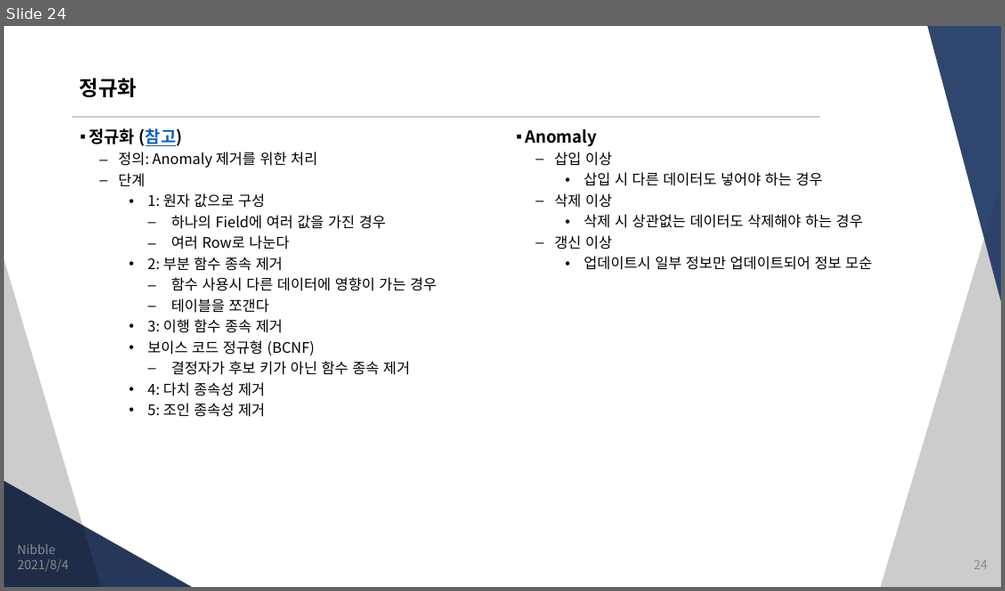
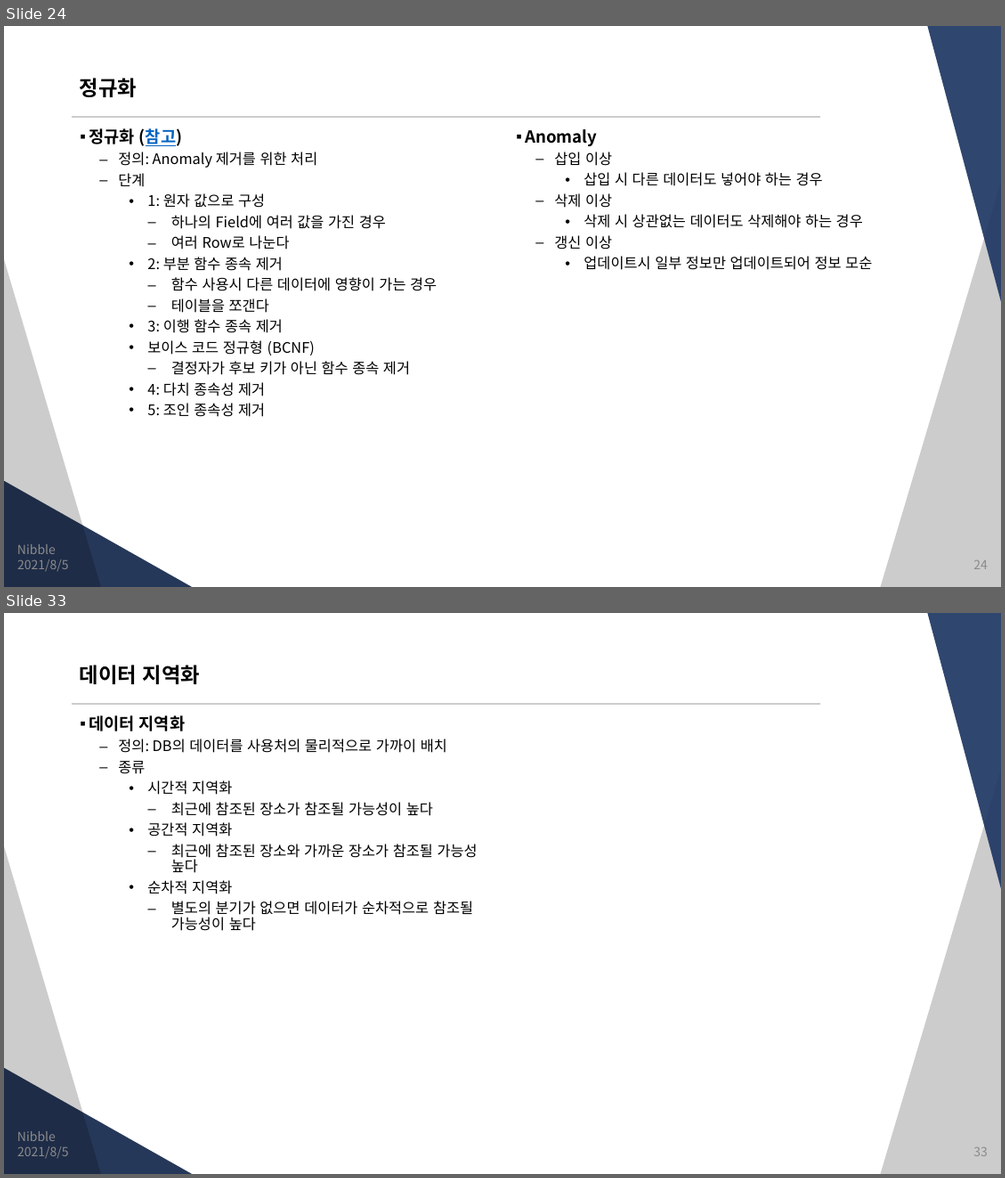
Before and after one commit to JungSangHyeon/2021-TIL, a slide deck: 정보처리기사/3. DB 구축.pptx. Shown one above the other, each under a label of ours: slide 24 before the commit, slides 24 and 33 after it; the slides between them are not shown. The pictures are 1005x591 and 1005x1178 pixels, drawn with LibreOffice and Linux fonts; fonts in the diff are those of the drawing. Boxes give left, top, right and bottom in pixels: in the first picture for what was removed or moved away, otherwise in the second. Text is boxed around its words. In the diff, an @@ line names an element or a change of style, - is before the commit and + after.

```diff
--- a/정보처리기사/3. DB 구축.pptx
+++ b/정보처리기사/3. DB 구축.pptx
@@ slide 33 added at (4, 613, 1001, 1174), background #FFFFFF; not listed: 5 template elements that a slide beside it also shows @@
@@ title added at (80, 665, 200, 684), 20 pt, text #000000, bold @@
+데이터 지역화
@@ text added at (89, 715, 477, 931), 14 pt, text #000000 @@
+▪ 데이터 지역화
+  – 정의: DB의 데이터를 사용처의 물리적으로 가까이 배치
+  – 종류
+    • 시간적 지역화
+      – 최근에 참조된 장소가 참조될 가능성이 높다
+    • 공간적 지역화
+      – 최근에 참조된 장소와 가까운 장소가 참조될 가능성 높다
+    • 순차적 지역화
+      – 별도의 분기가 없으면 데이터가 순차적으로 참조될 가능성이 높다
@@ text added at (17, 1131, 56, 1141), 12 pt, text #8C8C8C @@
+Nibble
@@ text added at (17, 1146, 69, 1159), 12 pt, text #8C8C8C @@
+2021/8/5
@@ page number added at (973, 1147, 987, 1156), 12 pt, text #8C8C8C @@
+33
@@ slide 24 changed as well @@
@@ text at (17, 559, 69, 572): text changed @@
-2021/8/4
+2021/8/5
```
Also in this commit, not shown: 22 other slides changed, 13 other slides added.
